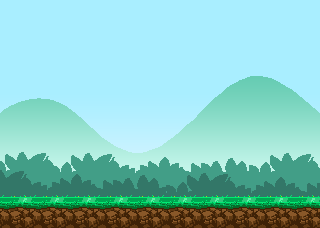
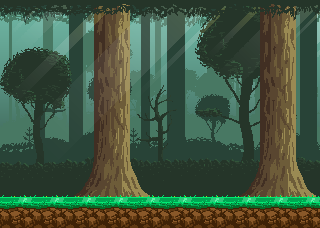
Comparing the layer stacks of the two (320, 228) images. Changes:
added group "Forest" with 31 layers above "Group 1" over [0, 0, 320, 197]
added group "Light Ray" (vivid light, 20%) with 3 layers in group "Forest" over [8, 0, 236, 178]
added layer "Layer 52" (1st of 4, in "Forest" › "Light Ray") in group "Light Ray" over [8, 0, 119, 104]
added layer "Layer 51" (1st of 4, in "Forest" › "Light Ray") in group "Light Ray" over [134, 0, 236, 99]
added layer "Rectangle 1" (1st of 4, in "Forest" › "Light Ray") in group "Light Ray" over [9, 0, 210, 178]
added layer "Layer 1 Tree" in group "Forest" over [39, 0, 320, 197]
added group "Light Ray 2" (vivid light, 20%) with 3 layers in group "Forest" over [207, 1, 320, 99]
added layer "Rectangle 1" (2nd of 4, in "Forest" › "Light Ray 2") in group "Light Ray 2" over [208, 1, 319, 99]
added group "Layer 2" with 4 layers in group "Forest" over [0, 3, 320, 197]
added layer "Hue/Saturation 1" in group "Layer 2" over [0, 152, 320, 197]
added layer "Hue/Saturation 2" in group "Layer 2" over [0, 47, 72, 178]
added layer "Hue/Saturation 3" in group "Layer 2" over [195, 3, 297, 177]
added group "Layer 3" with 2 layers in group "Forest" over [0, 0, 320, 197]
added layer "Layer 1 copy" in group "Layer 3" over [0, 0, 320, 23]
added layer "Layer 68" in group "Layer 3" over [0, 0, 320, 197]
added group "Layer 4" with 2 layers in group "Forest" over [0, 0, 320, 197]
added layer "Layer 90" in group "Layer 4" over [0, 6, 320, 29]
added layer "Layer 89" in group "Layer 4" over [0, 0, 320, 197]
added group "Group 2 copy" (vivid light, 38%) with 3 layers in group "Forest" over [199, 6, 320, 139]
added layer "Rectangle 1" (4th of 4, in "Forest" › "Group 2 copy") in group "Group 2 copy" over [199, 6, 320, 139]
added layer "Layer 48" (1st of 2, in "Forest") in group "Forest" over [0, 0, 320, 197]
moved "Layer 48" (2nd of 2, in "Group 1") into group "Group 1" over [0, 0, 320, 197]
…and 10 more changes (10 added)
